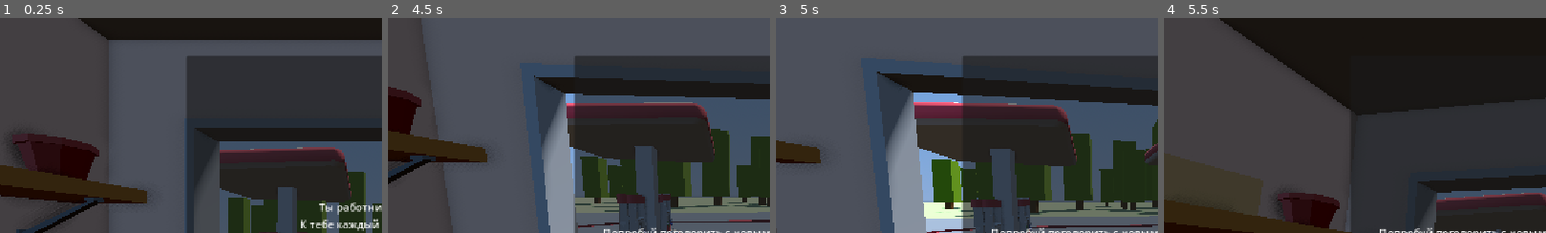
Above: before the commit, frames 1-4 (left to right).
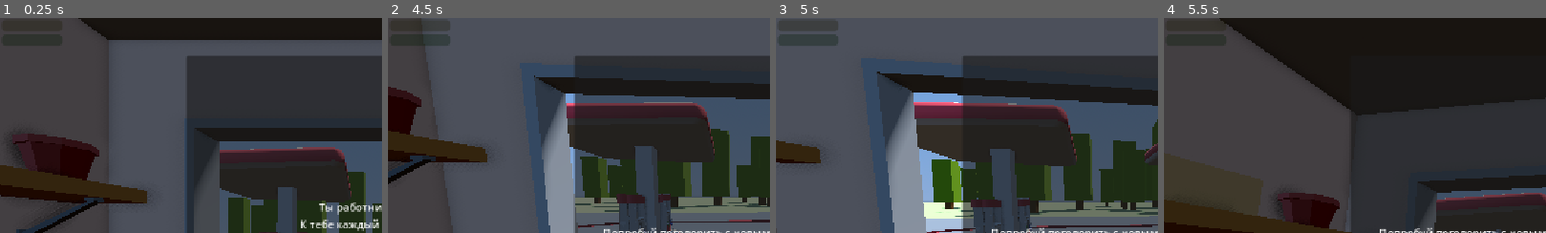
Above: after the commit, the same moments.

Repository: RolicsVin/AZS
Game: Godot game, scene res://scenes/game.tscn
Same seed, same stepped clock (60 frames per second), same inputs: the game is played once before the commit and once after it. This scene is started directly instead of the project's main scene.
Inputs (mouse positions are % of the whole screen's width and height, from its top left):
- Up to frame 1 (0.25 s): no input
- Up to frame 2 (4.5 s): click "Продолжить" at 0.5 s; tap Enter (ui_accept) at 1.25, 1.52, 2.27, 3.77 s; move the mouse to (72, 45) at 1.27 s; hold Right (ui_right) 1.28-2.03 s; click (72, 45) at 1.35 s; move the mouse to (30, 55) at 2.02 s; hold Down (ui_down) 2.03-2.78 s; click (30, 55) at 2.1 s; move the mouse to (60, 28) at 2.77 s; hold Right (ui_right) 2.78-3.53 s; click (60, 28) at 2.85 s; move the mouse to (45, 70) at 3.52 s; hold Up (ui_up) 3.53-4.28 s; click (45, 70) at 3.6 s; move the mouse to (80, 65) at 4.27 s; hold Left (ui_left) from 4.28 s (still down); click (80, 65) at 4.35 s
- Up to frame 3 (5 s): keep holding Left (ui_left); tap Enter (ui_accept) at 4.52 s
- Up to frame 4 (5.5 s): keep holding Left (ui_left); move the mouse to (20, 35) at 5.02 s; click (20, 35) at 5.1 s; tap Enter (ui_accept) at 5.27 s
The pictures show only the part of the screen within x 0-50%, y 0-50%; the shares and areas given below are measured in that part.

The runs differ from the first frame. In frame 2, 0.6% of the frame differs, in the area x 9-17%, y 1-13%; in frame 3, 1.5%, in the area x 0-17%, y 1-13%; in frame 4, less than 0.1%.

Commit message:
update game.tscn

Diff:
--- a/scenes/game.gd
+++ b/scenes/game.gd
@@ -10,6 +10,7 @@
 @export var dialog: Control
 @export var back_button: Button
 
+@export var anim: AnimationPlayer
 @onready var accert_button: AreaButon = $Buttons/Accert
 @onready var deny_button: AreaButon = $Buttons/Deny
 
--- a/scenes/game.tscn
+++ b/scenes/game.tscn
@@ -91,6 +91,14 @@
 этого человека."
 metadata/_custom_type_script = "uid://8nrd34x813vr"
 
+[sub_resource type="Resource" id="Resource_458eo"]
+script = ExtResource("3_pr1ej")
+event_text = "Поздравляем! Ты закончил свою
+первую смену. В награду за это
+мы даём тебе подарок: Золотой куб"
+anim_name = "gold_cube"
+metadata/_custom_type_script = "uid://8nrd34x813vr"
+
 [sub_resource type="Resource" id="Resource_dinhu"]
 script = ExtResource("3_vtaks")
 name = "choise"
@@ -310,6 +318,16 @@
 [sub_resource type="BoxShape3D" id="BoxShape3D_oq1mk"]
 size = Vector3(1.4253235, 0.6828613, 0.20532227)
 
+[sub_resource type="GDScript" id="GDScript_pr1ej"]
+resource_name = "UI"
+script/source = "extends Control
+
+
+func _process(delta: float) -> void:
+	$\"../ProgressBar\".value = Data.money
+	$\"../ProgressBar2\".value = Data.respect
+"
+
 [sub_resource type="LabelSettings" id="LabelSettings_pr1ej"]
 outline_size = 3
 outline_color = Color(0, 0, 0, 1)
@@ -343,7 +361,7 @@
 [node name="Work" type="Node3D" parent="." unique_id=622417747]
 script = ExtResource("work_script")
 anim_name = "day"
-sequence = [SubResource("Resource_8ool0"), SubResource("Resource_pr1ej"), SubResource("Resource_05nbr"), NodePath("Car"), SubResource("Resource_oaba0"), SubResource("Resource_0sl42"), NodePath("Car2"), NodePath("Car3")]
+sequence = [SubResource("Resource_8ool0"), SubResource("Resource_pr1ej"), SubResource("Resource_05nbr"), NodePath("Car"), SubResource("Resource_oaba0"), SubResource("Resource_0sl42"), NodePath("Car2"), SubResource("Resource_458eo")]
 metadata/_custom_type_script = "uid://rfq1ncy2ix6k"
 
 [node name="Car" type="Node3D" parent="Work" unique_id=463594966 node_paths=PackedStringArray("anim")]
@@ -1031,6 +1049,7 @@
 grow_horizontal = 2
 grow_vertical = 2
 mouse_filter = 2
+script = SubResource("GDScript_pr1ej")
 
 [node name="Control" type="Control" parent="UI" unique_id=769137728]
 layout_mode = 1
@@ -1195,6 +1214,22 @@
 offset_bottom = 86.0
 text = "Назад"
 
+[node name="ProgressBar" type="ProgressBar" parent="." unique_id=1940274801]
+modulate = Color(1, 1, 0, 1)
+offset_left = 3.0
+offset_top = 3.0
+offset_right = 94.0
+offset_bottom = 20.0
+show_percentage = false
+
+[node name="ProgressBar2" type="ProgressBar" parent="." unique_id=910233065]
+modulate = Color(0, 1, 0, 1)
+offset_left = 3.0
+offset_top = 25.0
+offset_right = 94.0
+offset_bottom = 42.0
+show_percentage = false
+
 [connection signal="pressed" from="Buttons/Accert" to="." method="accert"]
 [connection signal="pressed" from="Buttons/Deny" to="." method="deny"]
 [connection signal="pressed" from="Buttons/SocialNetworks" to="." method="open_web"]
